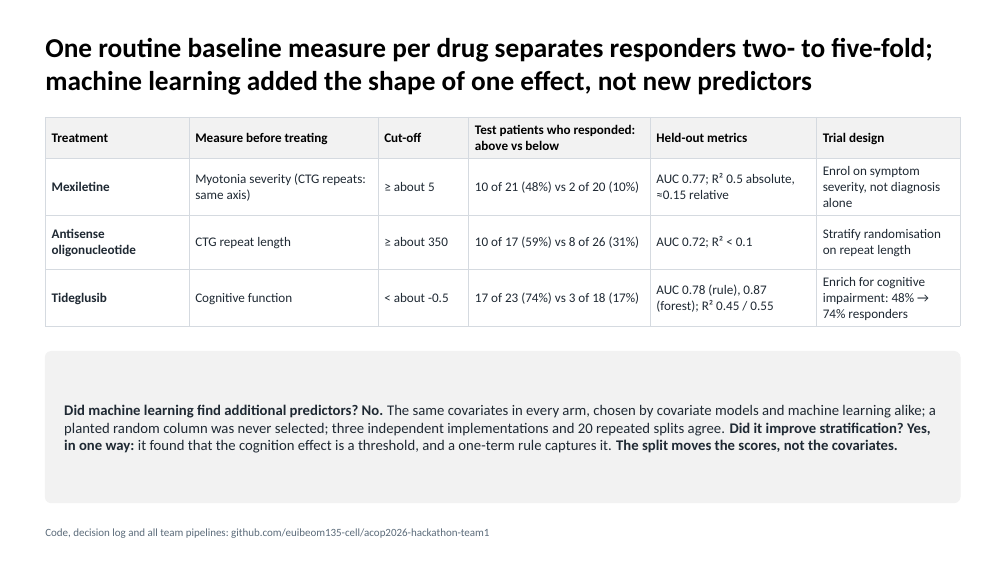
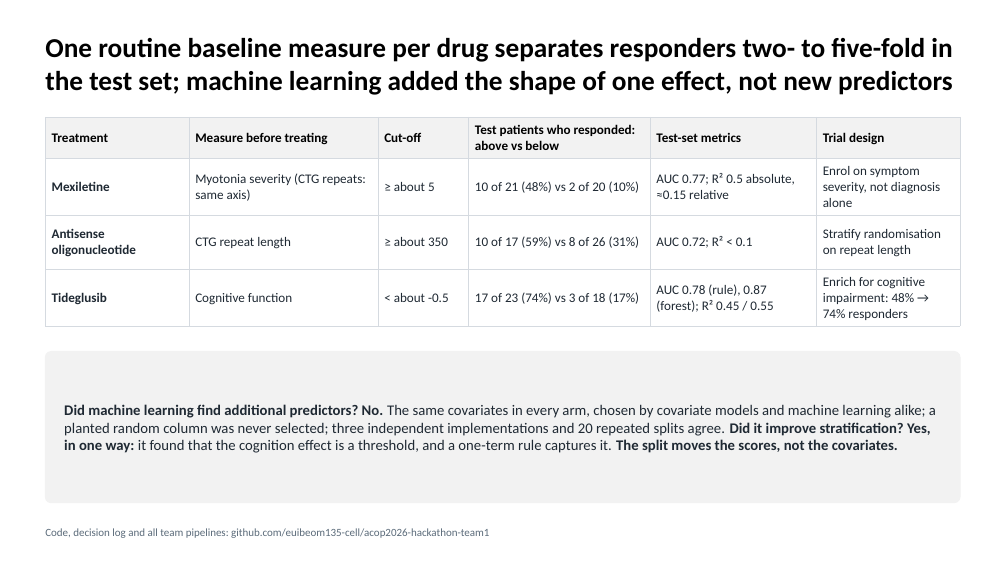
Before and after one commit to euibeom135-cell/acop2026-hackathon-team1, a slide deck: slide 7 of slides/Team1_DM1_slides.pptx. Drawn at 1008x567 pixels with LibreOffice and Linux fonts; fonts in the diff are those of the drawing. Boxes give left, top, right and bottom in pixels: in the first picture for what was removed or moved away, otherwise in the second. Text is boxed around its words. In the diff, an @@ line names an element or a change of style, - is before the commit and + after.

```diff
--- a/slides/Team1_DM1_slides.pptx
+++ b/slides/Team1_DM1_slides.pptx
@@ title at box(45, 38, 953, 95): text changed @@
-One routine baseline measure per drug separates responders two- to five-fold; machine learning added the shape of one effect, not new predictors
+One routine baseline measure per drug separates responders two- to five-fold in the test set; machine learning added the shape of one effect, not new predictors
@@ table at box(45, 117, 960, 324) @@
-row 1, column 5: Held-out metrics
+row 1, column 5: Test-set metrics
```
Also in this commit, not shown: 6 other slides changed.
